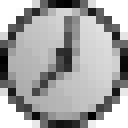
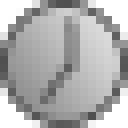
Two versions of the same layered image (128×128). Layer-by-layer changes:
painted on "Layer 1" over [24, 16, 80, 104]
